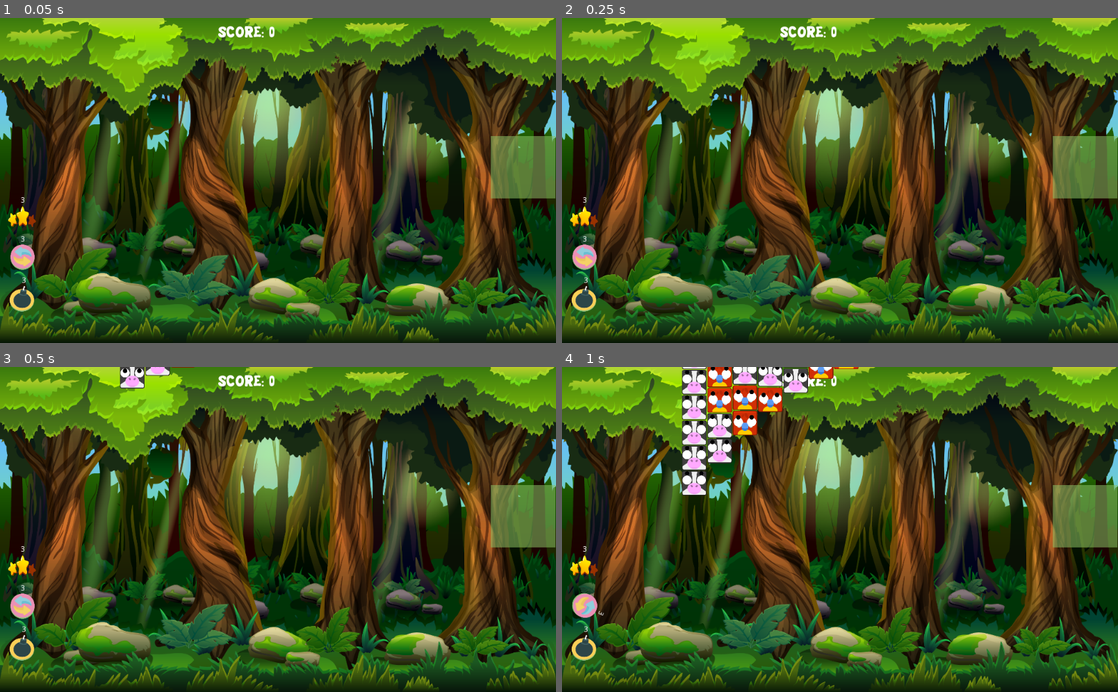
Above: before the commit, frames 1-4 (two rows, left to right).
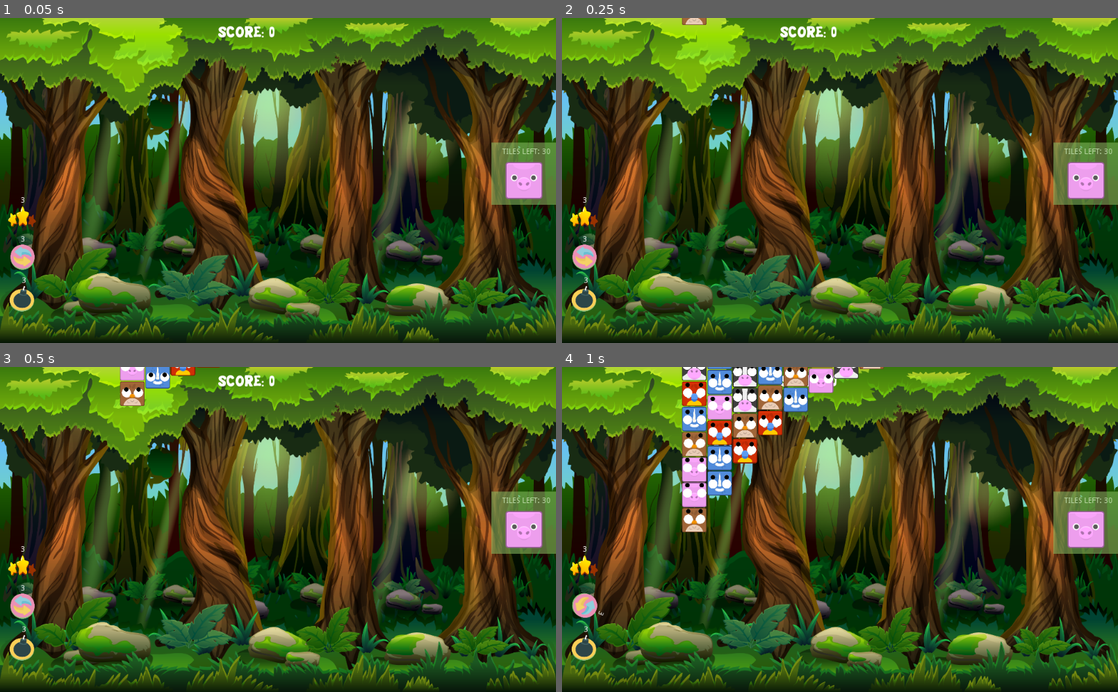
Above: after the commit, the same moments.

Repository: borkoDimitrov/AnimalBlocks
Game: Godot game, scene res://Level/LevelTileCount.tscn
Same seed, same stepped clock (60 frames per second), same inputs: the game is played once before the commit and once after it.
Inputs (mouse positions are in pixels of both pictures, inside the frame that each line leads up to):
- Up to frame 1 (0.05 s): no input
- Up to frame 2 (0.25 s): no input
- Up to frame 3 (0.5 s): no input
- Up to frame 4 (1 s): click (584, 607) at 0.52 s

The runs differ from the first frame. In frame 1, 1.3% of the frame differs, in the area x 88-100%, y 36-58%; in frame 2, 1.4%; in frame 3, 2.3%; in frame 4, 8.0%, in the area x 21-100%, y 0-58%.

Commit message:
Add new game mode

Diff:
--- a/Level/ClassicLevel.gd
+++ b/Level/ClassicLevel.gd
@@ -18,4 +18,4 @@
 func CountTiles(tileCount):
 	current_tiles -= tileCount
 	if current_tiles == 0:
-		LevelWon()
+		.LevelWon()
--- a/Level/Level.gd
+++ b/Level/Level.gd
@@ -63,7 +63,6 @@
 
 	for x in level_size.x:
 		var index = level_size.y - 1
-		yield(get_tree().create_timer(0.1), "timeout")
 		for y in level_size.y:
 			var figureId = GetWeightedFigureId(matrix, x, y)
 			var end_position = Vector2(offset + (tile_size * x), -(tile_size * index) - 250)
@@ -75,6 +74,7 @@
 			$Tiles.add_child(tile)
 
 			matrix[x][y] = tile
+		yield(get_tree().create_timer(0.1), "timeout")
 
 		var detector = preload("res://Utils/ColumnDetector.tscn").instance()
 		detector.position = Vector2(offset + (tile_size * x), tile_size * level_size.y)
@@ -111,9 +111,6 @@
 	if group_count >= match_count:
 		CreateLabelForMatch(tile, group_count)
 		OnMatch(tile, group_count)
-
-#		yield(get_tree().create_timer(0.2), "timeout")
-#		var currentTiles = $Detectors.get_child(0).GetCurrentTilesCount()
 
 	tile.UnmarkMatchingGroup()
 
--- a/Level/LevelTileCount.gd
+++ b/Level/LevelTileCount.gd
@@ -1,26 +1,58 @@
 extends "res://Level/Level.gd"
 
-export var target_tile_count : int = 20
-var current_tile_count : int = 0
+export var TARGET_TILE_COUNT : int = 30
+export var REFILMENT_MATCH_COUNT : int = 7
+var tiles_left_count = TARGET_TILE_COUNT
+var current_match_count = 0
 
 var main_tile_id : String
 
 func _ready():
-	var index = randi() % possible_tiles.size()
-	main_tile_id = possible_tiles[index]
+	var firstTile = $Tiles.get_child(0)
+	main_tile_id = firstTile.tile_info
 
-#	var tileScene = load(main_tile_id).instance()
-#	tileScene.get_node("TextureButton").disabled = true
-#	tileScene.gravity_scale = 0
-#	$CanvasLayer.add_child(tileScene)
-#	tileScene.global_position = $CanvasLayer/Position2D.global_position
+	$"%TargetTileCount".text = "TILES LEFT: " + str(tiles_left_count)
+
+	$CanvasLayer/Sprite.texture = firstTile.get_node("TextureButton").texture_normal
+	$CanvasLayer/Sprite.scale = Vector2(0.5, 0.5)
 
 func OnMatch(tile, count):
 	CountTiles(tile, count)
 	.OnMatch(tile, count)
 
+	current_match_count += 1
+	if current_match_count % REFILMENT_MATCH_COUNT == 0:
+		yield(get_tree().create_timer(0.2), "timeout")
+		for detector in $Detectors.get_children():
+			var currentTiles = detector.GetCurrentTilesCount()
+			var tilesToSpawn = level_size.y - currentTiles
+			if tilesToSpawn == 0 or currentTiles > 7:
+				continue
+			tilesToSpawn = min(3, tilesToSpawn)
+			yield(get_tree().create_timer(0.1), "timeout")
+			SpawnTiles(tilesToSpawn, detector.position)
+		get_tree().call_group("tiles", "EnableBlockButton")
+
+func SpawnTiles(count, position):
+	for index in range(count):
+		var figureId = possible_tiles[randi() % number_of_animals]
+		var tile = load(figureId).instance()
+		tile.tile_info = figureId
+		var end_position = Vector2(position.x, -250 -(index * 140))
+		tile.position = end_position
+		$Tiles.add_child(tile)
+
+
+func DestroyTile(tile):
+	.DestroyTile(tile)
+	ReduceTileCount(1)
+
+func ReduceTileCount(count):
+	tiles_left_count = max(0, tiles_left_count - count)
+	$"%TargetTileCount".text = "TILES LEFT: " + str(tiles_left_count)
+
 func CountTiles(tileType, tileCount):
 	if main_tile_id == tileType.tile_info:
-		current_tile_count -= tileCount
-		if current_tile_count <= target_tile_count:
+		ReduceTileCount(tileCount)
+		if tiles_left_count <= 0:
 			.LevelWon()
--- a/Level/LevelTileCount.tscn
+++ b/Level/LevelTileCount.tscn
@@ -5,18 +5,31 @@
 
 [node name="LevelTileCount" instance=ExtResource( 1 )]
 script = ExtResource( 2 )
-target_tile_count = 20
+number_of_animals = 5
+weight = 0.1
+TARGET_TILE_COUNT = 50
+REFILMENT_MATCH_COUNT = 7
+
+[node name="TextureRect" parent="CanvasLayer" index="0"]
+__meta__ = {
+"_edit_lock_": true
+}
 
 [node name="TargetTileCount" type="Label" parent="CanvasLayer" index="3"]
-margin_left = 928.0
-margin_top = 226.0
-margin_right = 991.0
-margin_bottom = 247.0
+unique_name_in_owner = true
+margin_left = 925.0
+margin_top = 240.0
+margin_right = 998.0
+margin_bottom = 261.0
+text = "TILES LEFT: "
 
 [node name="ColorRect" type="ColorRect" parent="CanvasLayer" index="4"]
 modulate = Color( 1, 1, 1, 0.54902 )
-margin_left = 904.0
-margin_top = 218.0
-margin_right = 1023.0
-margin_bottom = 333.0
+margin_left = 905.0
+margin_top = 230.0
+margin_right = 1024.0
+margin_bottom = 345.0
 color = Color( 0.545098, 0.756863, 0.4, 1 )
+
+[node name="Sprite" type="Sprite" parent="CanvasLayer" index="5"]
+position = Vector2( 965, 300 )
--- a/Skills/SmallBomb.gd
+++ b/Skills/SmallBomb.gd
@@ -4,7 +4,6 @@
 
 func HandleTileClick(tile) -> bool:
 	emit_signal("DESTROY_TILE", tile)
-	tile.DestroyBlock()
 
 	UseSkill()
 	DeactivateSkill()
